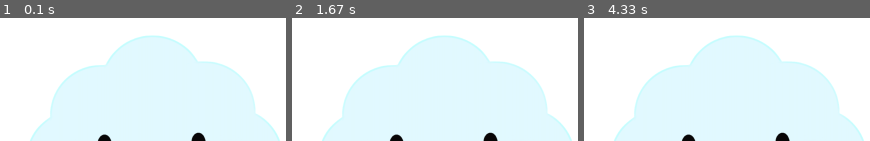
Above: before the commit, frames 1-3 (left to right).
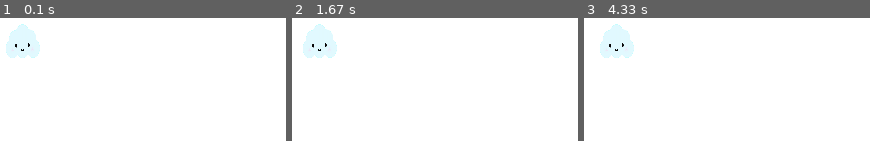
Above: after the commit, the same moments.

Repository: HasanatJahan/Breakout_Pygame
Game: pygame game, started from breakoutGame.py
Same seed, same stepped clock (60 frames per second), same inputs: the game is played once before the commit and once after it.
Inputs:
- Up to frame 1 (0.1 s): no input
- Up to frame 2 (1.67 s): hold Right 0.33-0.8 s; hold Right 0.83-1.3 s; hold Left from 1.33 s (still down)
- Up to frame 3 (4.33 s): release Left at 1.87 s; hold Left 1.9-2.3 s; hold Right 2.33-2.97 s; hold Left 3-3.47 s; hold Right 3.5-3.97 s; hold Right from 4 s (still down)

The runs differ from the first frame. In frame 1, 52% of the frame differs, in the area x 2-98%, y 4-100%; in frame 2, 52%; in frame 3, 52%.

Commit message:
Trying to make the cloud move

Diff:
--- a/breakoutGame.py
+++ b/breakoutGame.py
@@ -1,79 +1,83 @@
 import pygame
 from pygame.locals import *
 
+pygame.init()
+#i = pygame.init()
+#print(i)
 
-#initialize pygame
-pygame.init()
-#initilization a success
-i = pygame.init()
-print(i)
-
-#screen dimensions
+#Screen dimensions
 display_width = 800
 display_height = 600
-#color definitions
+
+#Object dimensions
+img_width = 40
+img_height = 40
+
+#Color definitions
 black = (0,0,0)
 white = (255,255,255)
 
-#set the name
+#Display settings
 pygame.display.set_caption("Breakout!")
-#sets the display for the game
 game_display = pygame.display.set_mode((display_width, display_height))
-#specific game clock- imposes time in the game
 clock = pygame.time.Clock()
 
-#generate the image
+#Generate the image
 cloudImg = pygame.image.load("CuteCloud.png")
+#Trying to scale the image to screen size
+cloudImg = pygame.transform.scale(cloudImg, (img_width, img_height))
 
-#define functions of the game
+#--Define functions of the game
 def cloud(x,y):
 	game_display.blit(cloudImg,(x,y))
 
-#referencing the object by the top left
+#--Referencing the object by the top left
 x = (display_width * 0.45)
 y = (display_height * 0.8)
-
-#accounts for the change in position of the object
+#--Accounts for the change in position of the object
 x_change = 0
 
+#--Function that handles the movement
+def movement():
+	global x
+	global x_change
+	print(x)
+	x += x_change
 
-#this detects the events
+#This detects the events
 def event_handler():
-	#gets every event on the screen
+	# To deal with global variables to deal with scoping issues
+	global x
+	global x_change
+	#Gets every event on the screen
 	for event in pygame.event.get():
 		#print (event)
-		#to exit the game
 		if (event.type == QUIT) or (event.type == KEYDOWN and event.key == K_ESCAPE):
-			#uninitializes all python modules
+			#Uninitializes all python modules
 			pygame.quit()
-			#this exits the program
 			quit()
 
-		#to move the cloud to the left and right
-		if event.type== KEYDOWN:
+		#To move the cloud to the left and right
+		if event.type == KEYDOWN:
 			if event.key == K_LEFT:
 				x_change = -5
 			elif event.key== K_RIGHT:
 				x_change = 5
 
-		#if the key is up- the object should maintain its old position
+		#If the key is up- the object should maintain its old position
 		if event.type == KEYUP:
 			if event.key == K_LEFT or event.key == K_RIGHT:
 				x_change = 0
 
-	#change the position of the object*
-	#NEED TO FIGURE OUT WHERE THIS GOES
-x += x_change
+		#Change the position of the object
+		movement()
 
 
-#loop will run forever unless disrupted
+#Loop will run forever unless disrupted
 while True:
 	event_handler()
-	#game display- has to be before the game elements
 	game_display.fill(white)
-	#to show the object
+	#show the object
 	cloud(x,y)
-	#updates the display
 	pygame.display.update()
-	#frames per second-how fast things move- increase for faster
 	clock.tick(80)
